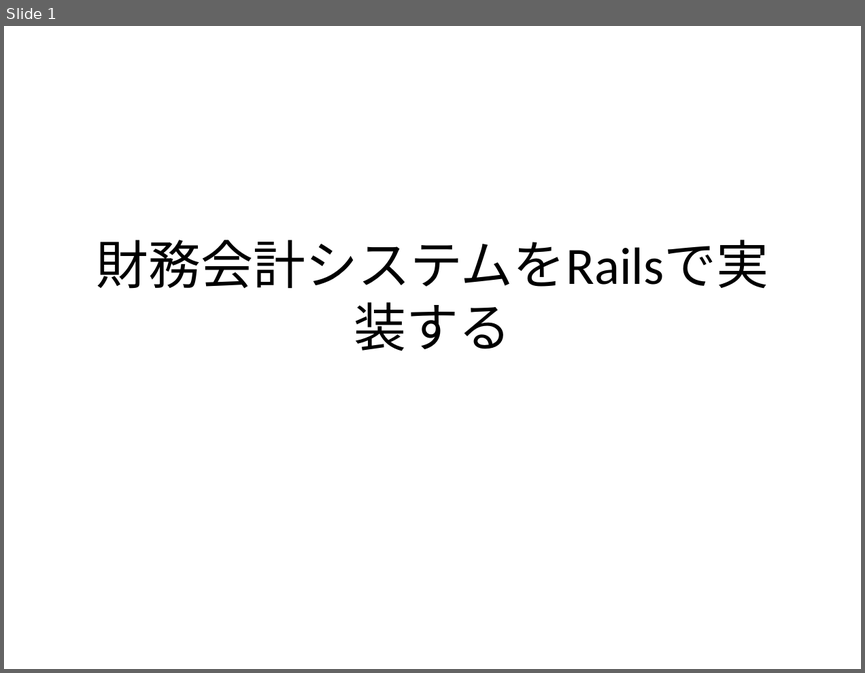
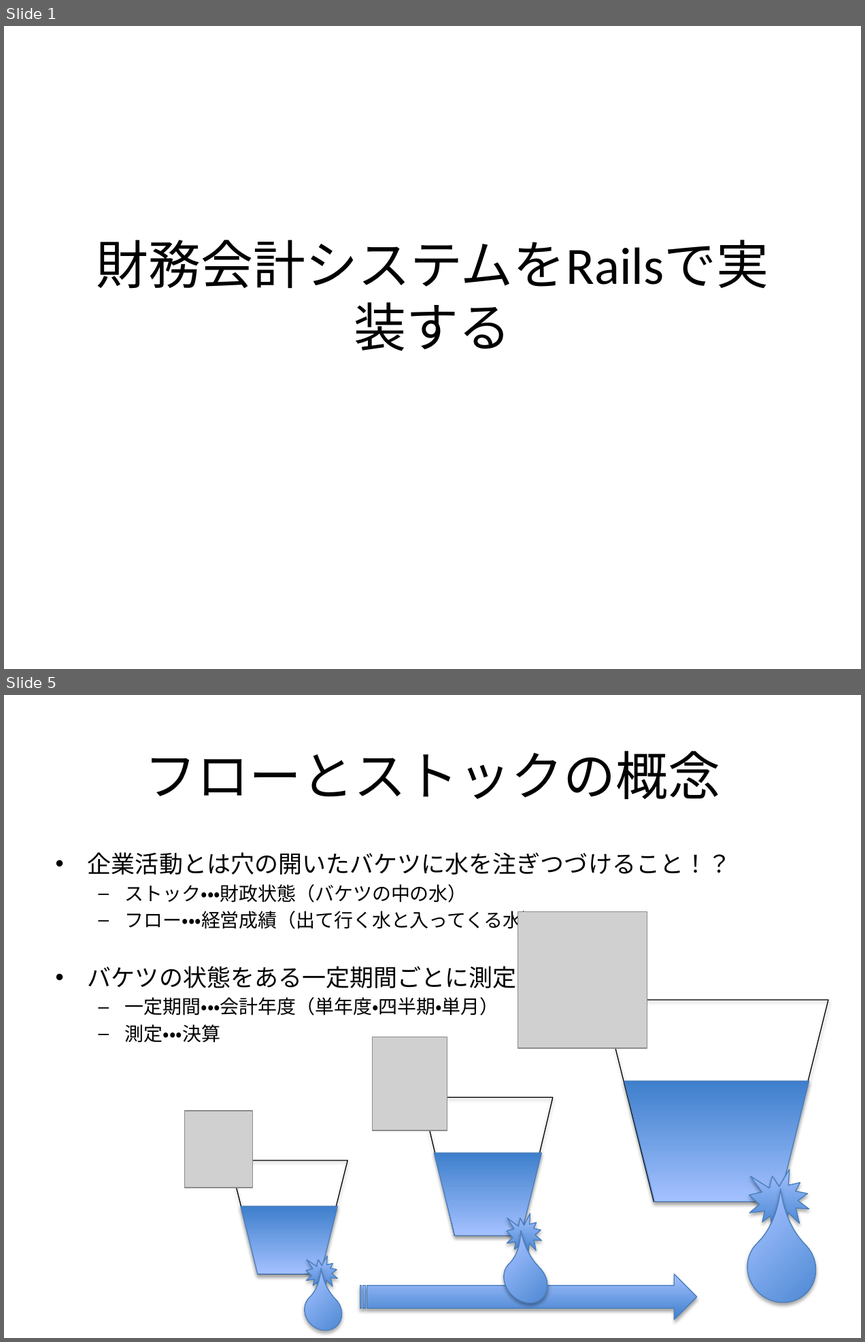
Before and after one commit to k2works/rails_accounting, a slide deck: ppt/プレゼン資料.pptx. Shown one above the other, each under a label of ours: slide 1 before the commit, slides 1 and 5 after it; the slides between them are not shown. The pictures are 865x673 and 865x1342 pixels, drawn with LibreOffice and Linux fonts; fonts in the diff are those of the drawing; grey boxes stand for pictures. Boxes give left, top, right and bottom in pixels: in the first picture for what was removed or moved away, otherwise in the second. Text is boxed around its words. In the diff, an @@ line names an element or a change of style, - is before the commit and + after.

```diff
--- a/ppt/プレゼン資料.pptx
+++ b/ppt/プレゼン資料.pptx
@@ slide 5 added at bbox=[4, 695, 861, 1338], background #FFFFFF @@
@@ title added at bbox=[144, 751, 720, 799], 44 pt, text #000000 @@
+フローとストックの概念
@@ text added at bbox=[88, 852, 731, 1042], 16 pt, text #000000 @@
+• 企業活動とは穴の開いたバケツに水を注ぎつづけること！？
+  – ストック・・・財政状態（バケツの中の水）
+  – フロー・・・経営成績（出て行く水と入ってくる水）
+• バケツの状態をある一定期間ごとに測定
+  – 一定期間・・・会計年度（単年度・四半期・単月）
+  – 測定・・・決算
@@ group added at bbox=[518, 912, 830, 1317]: 2 trapezoids, 1 irregular seal, 1 teardrop, 1 picture @@
@@ group added at bbox=[373, 1037, 556, 1312]: 2 trapezoids, 1 irregular seal, 1 teardrop, 1 picture @@
@@ group added at bbox=[185, 1110, 349, 1338]: 2 trapezoids, 1 irregular seal, 1 teardrop, 1 picture @@
@@ striped right arrow added at bbox=[360, 1273, 696, 1319], fill gradient #3F80CE to #A4C4FF, outline #4B7EBC 0.75 pt @@
```
Also in this commit, not shown: 7 slides changed, 6 other slides added, 9 other files.
